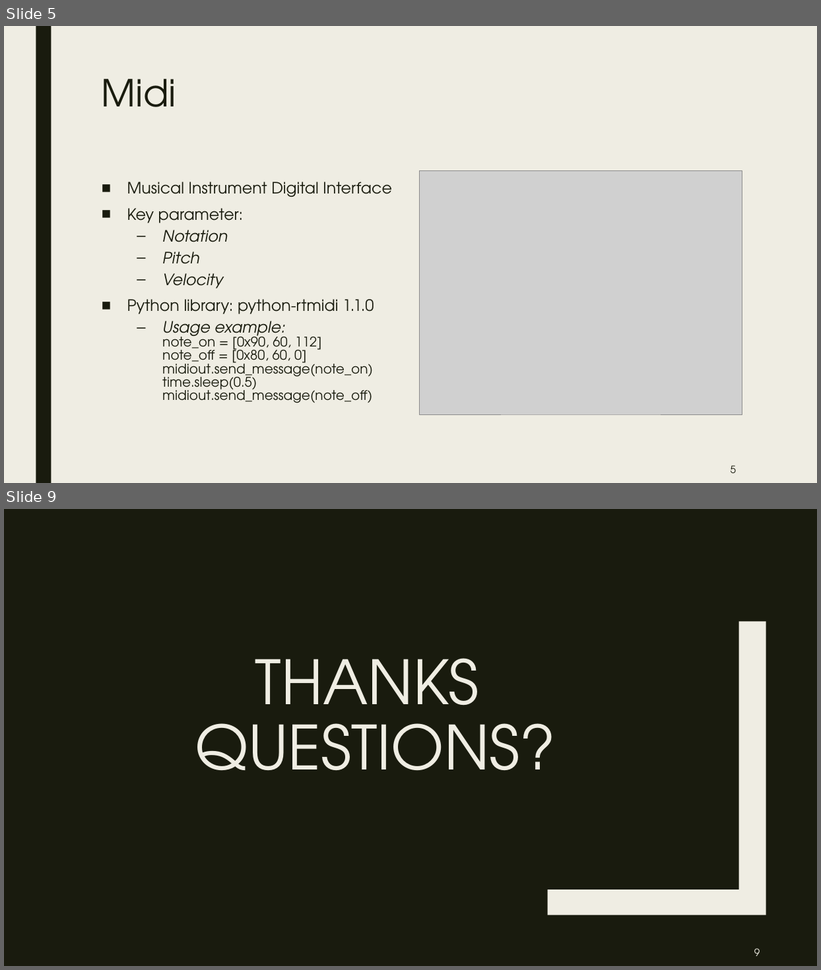
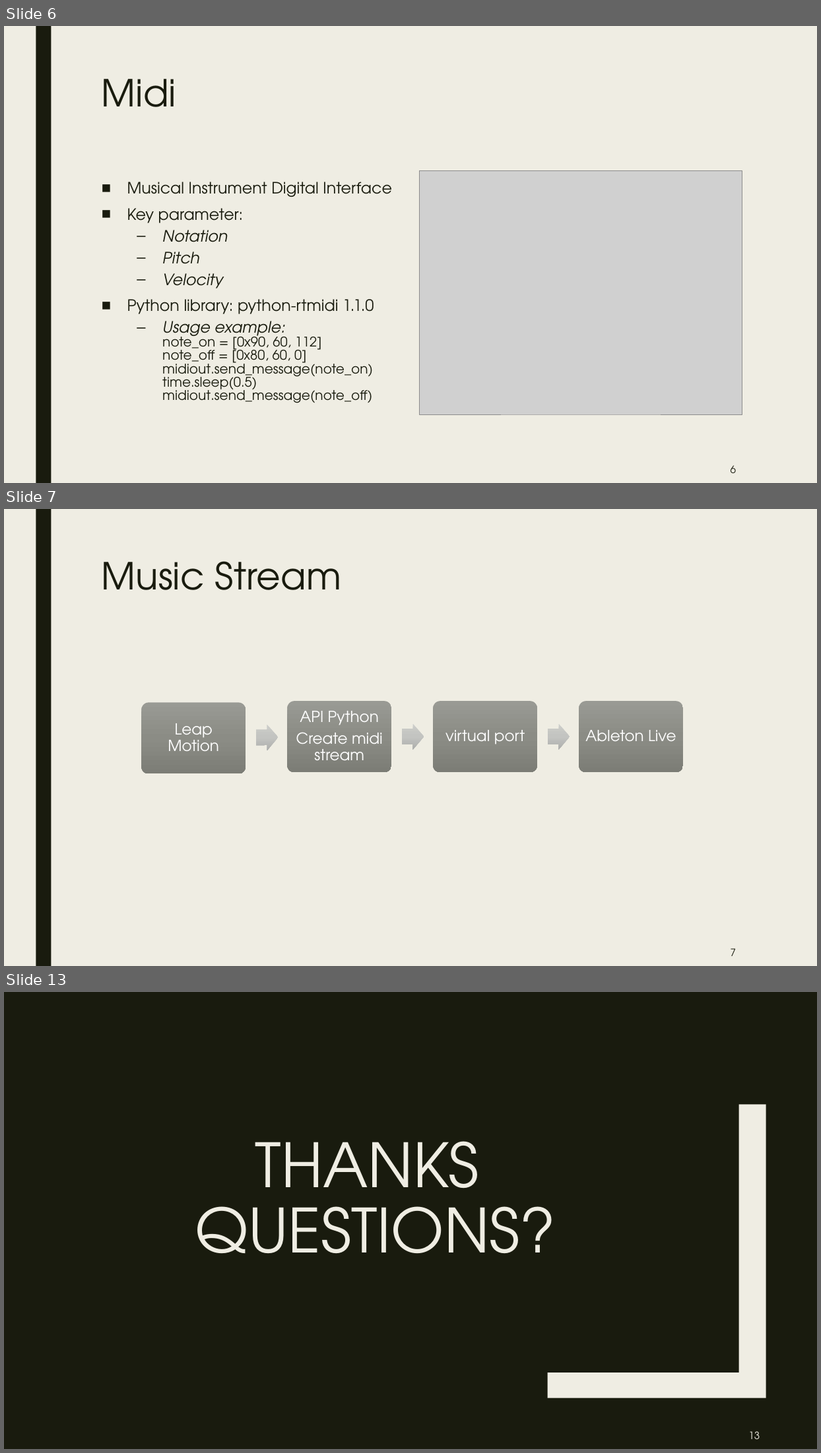
Before and after one commit to Redcynthia/gesteAI, a slide deck: yaoxu/Geste_Piano.pptx. Shown one above the other, each under a label of ours: slides 5 and 9 before the commit, slides 6, 7 and 13 after it; the slides between them are not shown. The pictures are 821x970 and 821x1453 pixels, drawn with LibreOffice and Linux fonts; fonts in the diff are those of the drawing; grey boxes stand for pictures. Boxes give left, top, right and bottom in pixels: in the first picture for what was removed or moved away, otherwise in the second. Text is boxed around its words. In the diff, an @@ line names an element or a change of style, - is before the commit and + after.

```diff
--- a/yaoxu/Geste_Piano.pptx
+++ b/yaoxu/Geste_Piano.pptx
@@ slide 7 added at (4,509,817,966), background #EFEDE3; not listed: 1 template element that a slide beside it also shows @@
@@ title added at (102,561,342,590), 44 pt, text #191B0E @@
+Music Stream
@@ group added at (142,701,684,774): 4 rounded rectangles, 4 texts, 3 right arrows @@
+Leap Motion
+API Python
+Create midi stream
+virtual port
+Ableton Live
@@ page number added at (731,949,737,956), 12 pt, text #191B0E @@
+7
@@ what was slide 5 is now slide 6 @@
@@ page number at (731,466,737,473): text changed @@
-5
+6
@@ what was slide 9 is now slide 13 @@
@@ page number at (748,1432,760,1439): text changed @@
-9
+13
```
Also in this commit, not shown: 5 slides changed, 3 other slides added, 2 other files.
